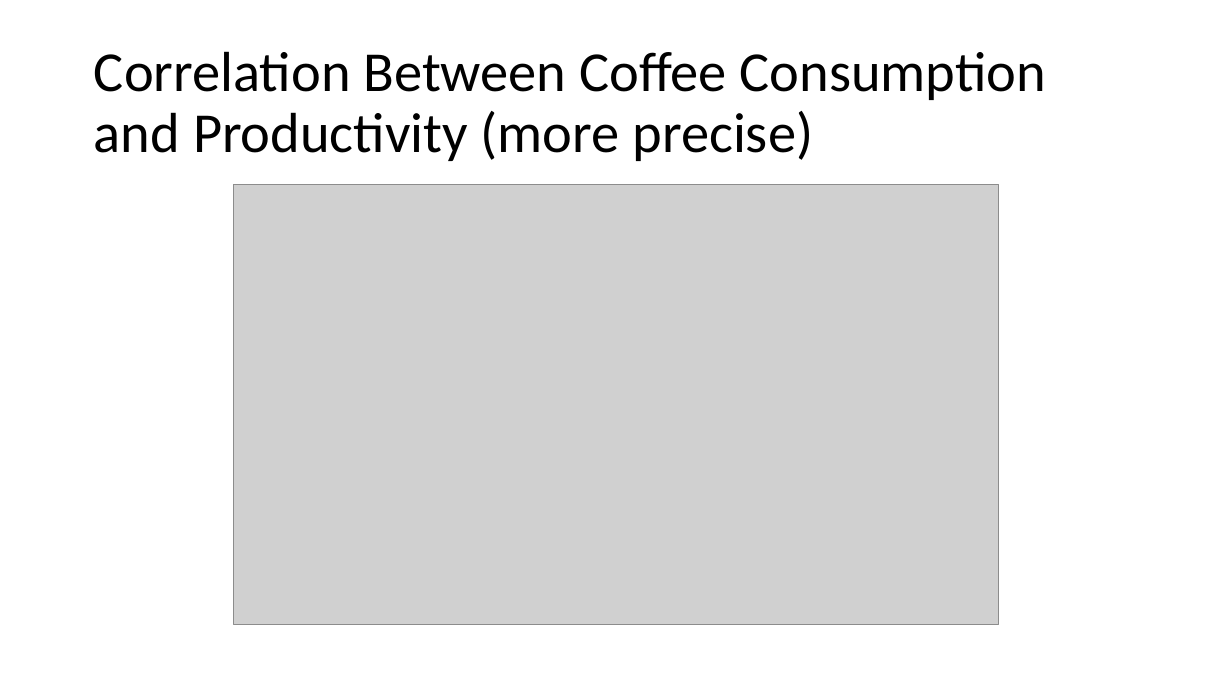
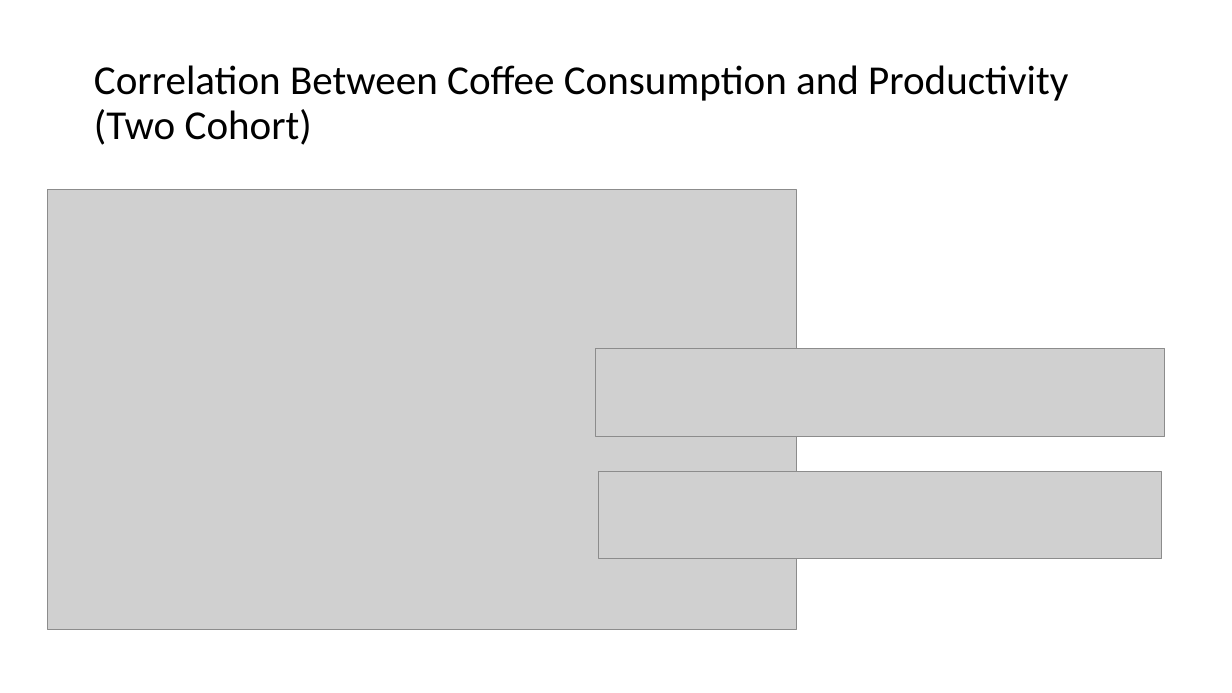
Before and after one commit to andrewboring/Confabulators_Project_1, a slide deck: slide 13 of Coffee and Productivity.pptx (slide 14 before the commit). Drawn at 1232x693 pixels with LibreOffice and Linux fonts; fonts in the diff are those of the drawing; grey boxes stand for pictures. Boxes give left, top, right and bottom in pixels: in the first picture for what was removed or moved away, otherwise in the second. Text is boxed around its words. In the diff, an @@ line names an element or a change of style, - is before the commit and + after.

```diff
--- a/Coffee and Productivity.pptx
+++ b/Coffee and Productivity.pptx
@@ title at (x1=94, y1=65, x2=1068, y2=145): text changed; size 44 to 32 pt @@
-Correlation Between Coffee Consumption and Productivity (more precise)
+Correlation Between Coffee Consumption and Productivity (Two Cohort)
@@ picture resized from (x1=233, y1=185, x2=999, y2=625) to (x1=47, y1=189, x2=797, y2=629) @@
@@ picture added at (x1=596, y1=348, x2=1165, y2=437) @@
@@ picture added at (x1=599, y1=472, x2=1163, y2=559) @@
```
Also in this commit, not shown: 9 other slides changed, 2 slides added, 5 slides removed.
